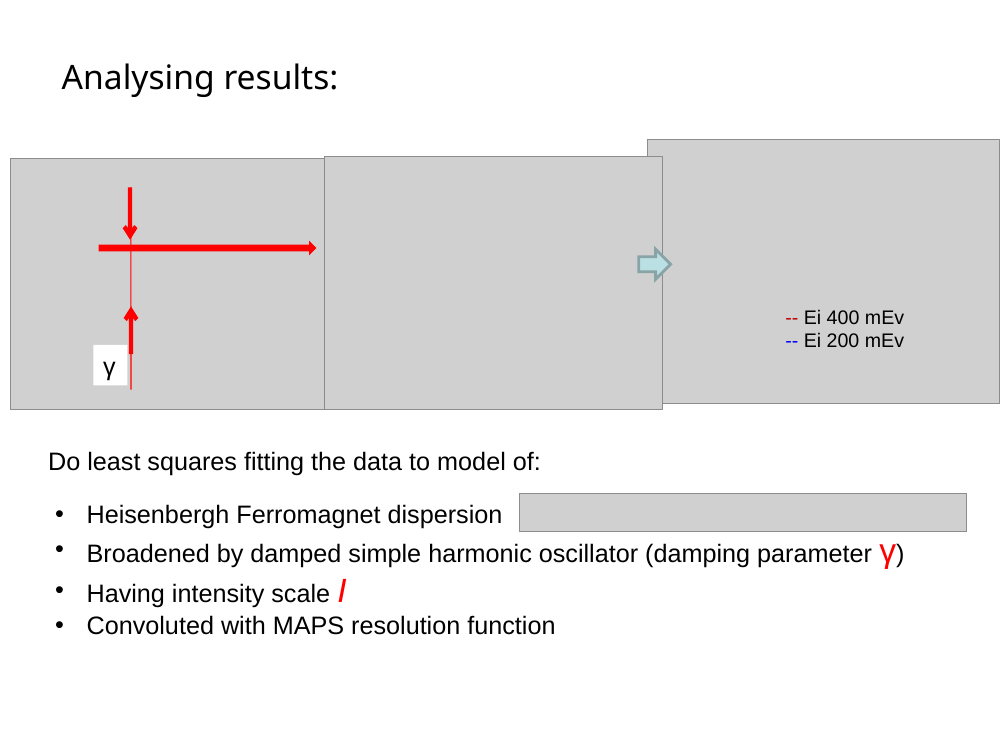
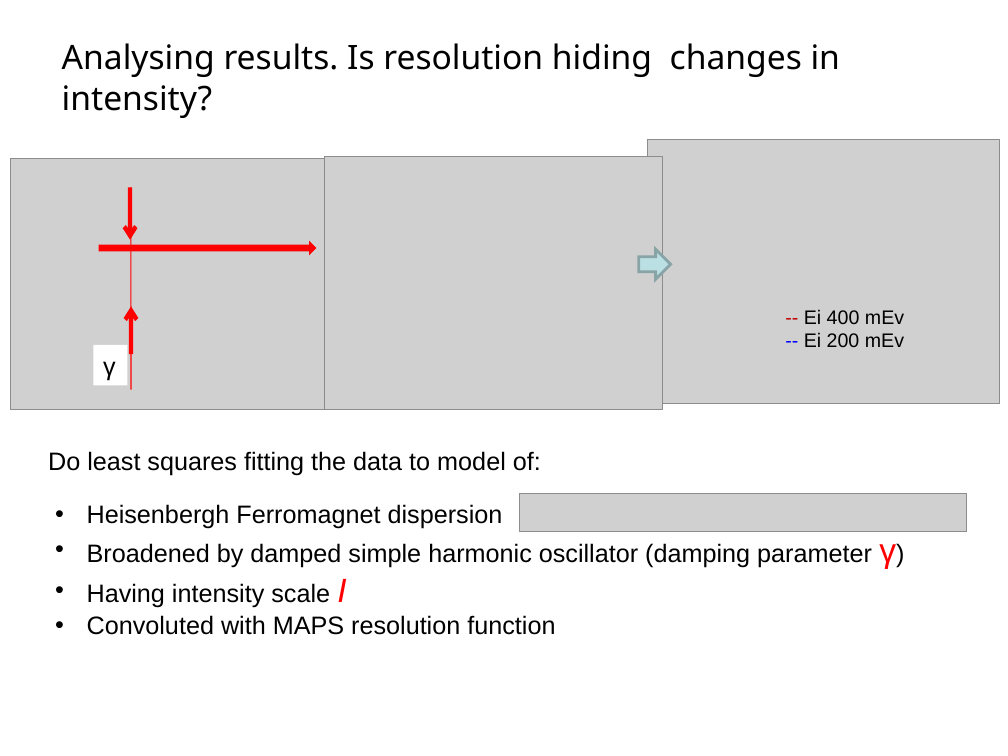
Before and after one commit to abuts/Fe, a slide deck: slide 9 of June2017/Icns2017/ICNS2017.ppt. Drawn at 1008x756 pixels with LibreOffice and Linux fonts; fonts in the diff are those of the drawing; grey boxes stand for pictures; background and template pictures are left out. Boxes give left, top, right and bottom in pixels: in the first picture for what was removed or moved away, otherwise in the second. Text is boxed around its words. In the diff, an @@ line names an element or a change of style, - is before the commit and + after.

Commit message:
final presentation

```diff
--- a/June2017/Icns2017/ICNS2017.ppt
+++ b/June2017/Icns2017/ICNS2017.ppt
@@ title at [62, 43, 840, 118]: text changed @@
-Analysing results:
+Analysing results. Is resolution hiding changes in intensity?
```
Also in this commit, not shown: 3 other slides changed, 1 other file.
